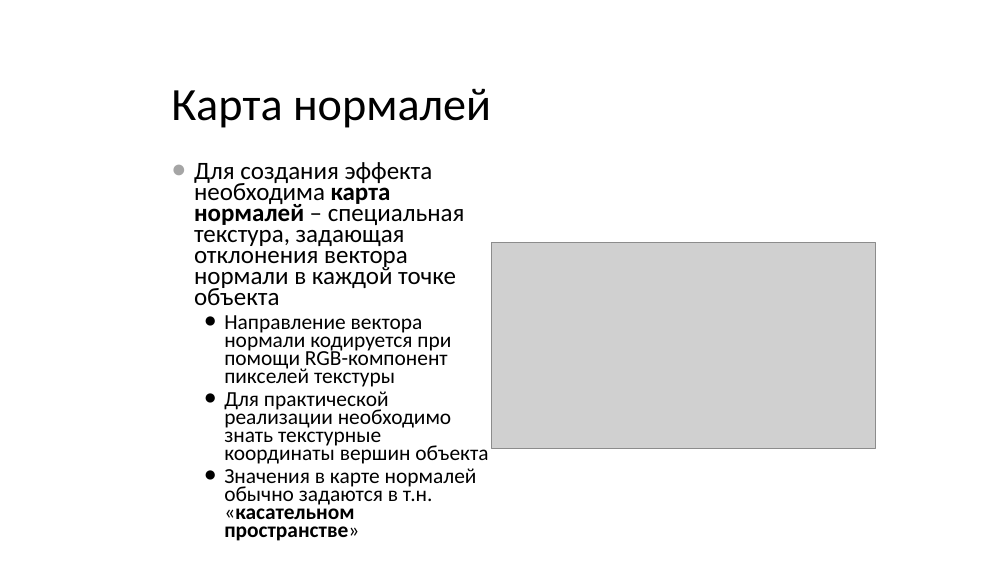
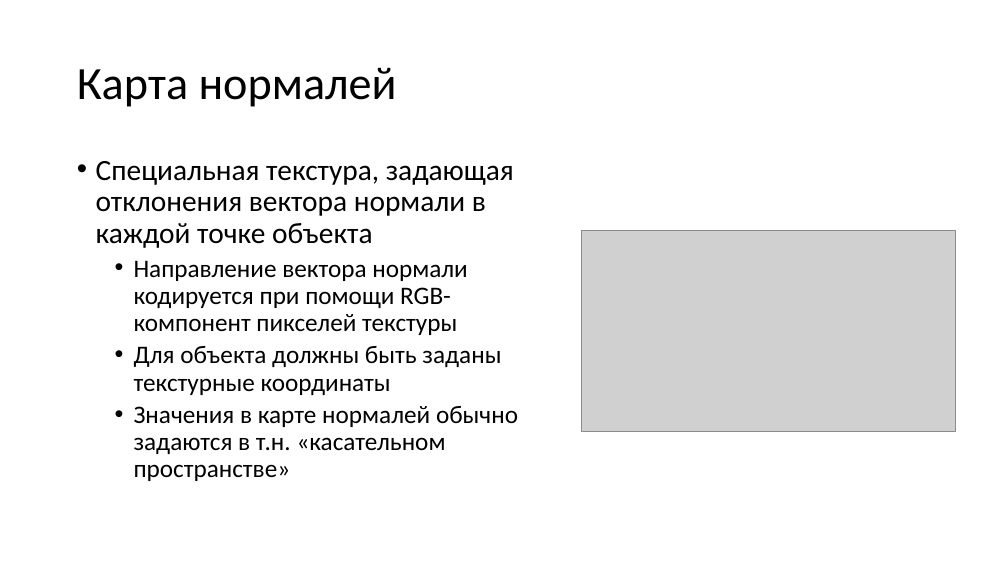
Before and after one commit to alexey-malov/cg-course, a slide deck: slide 19 of lectures/08 - Практическое использование шейдеров.pptx. Drawn at 1008x567 pixels with LibreOffice and Linux fonts; fonts in the diff are those of the drawing; grey boxes stand for pictures. Boxes give left, top, right and bottom in pixels: in the first picture for what was removed or moved away, otherwise in the second. Text is boxed around its words. In the diff, an @@ line names an element or a change of style, - is before the commit and + after.

```diff
--- a/lectures/08 - Практическое использование шейдеров.pptx
+++ b/lectures/08 - Практическое использование шейдеров.pptx
@@ title "Карта нормалей": place and size @@
-title "Карта нормалей" at (171,88,491,128)
+title "Карта нормалей" at (77,67,397,107)
@@ text "Специальная текстура, задающая отклонения вектора ...": place and size @@
-text "Специальная текстура, задающая отклонения вектора ..." at (194,162,488,541)
+text "Специальная текстура, задающая отклонения вектора ..." at (96,161,518,481)
@@ text at (96,161,514,248): text changed; size 23.8 to 28 pt @@
-● Для создания эффекта необходима карта нормалей – специальная текстура, задающая отклонения вектора нормали в каждой точке объекта
+• Специальная текстура, задающая отклонения вектора нормали в каждой точке объекта
@@ picture: place and size @@
-picture at (492,242,876,448)
+picture at (582,230,956,432)
@@ text at (134,260,518,481): size 20.4 to 24 pt in "Направление вектора нормали кодируется при помощи RGB-компон ...", "Значения в карте нормалей обычно задаются в ..."; bold off in "«касательном пространстве»"; bullet ● to •; line spacing 0.7 to 0.9 @@
@@ text at (134,346,501,395): text changed; size 20.4 to 24 pt @@
-  ● Для практической реализации необходимо знать текстурные координаты вершин объекта
+  • Для объекта должны быть заданы текстурные координаты
```
Also in this commit, not shown: 10 other slides changed, 16 slides added, 22 other files.
